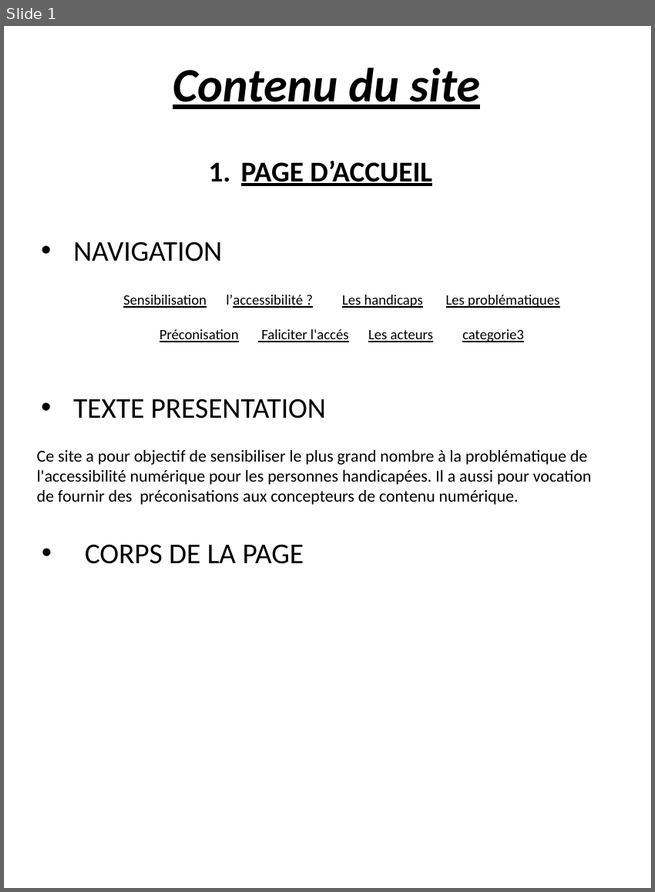
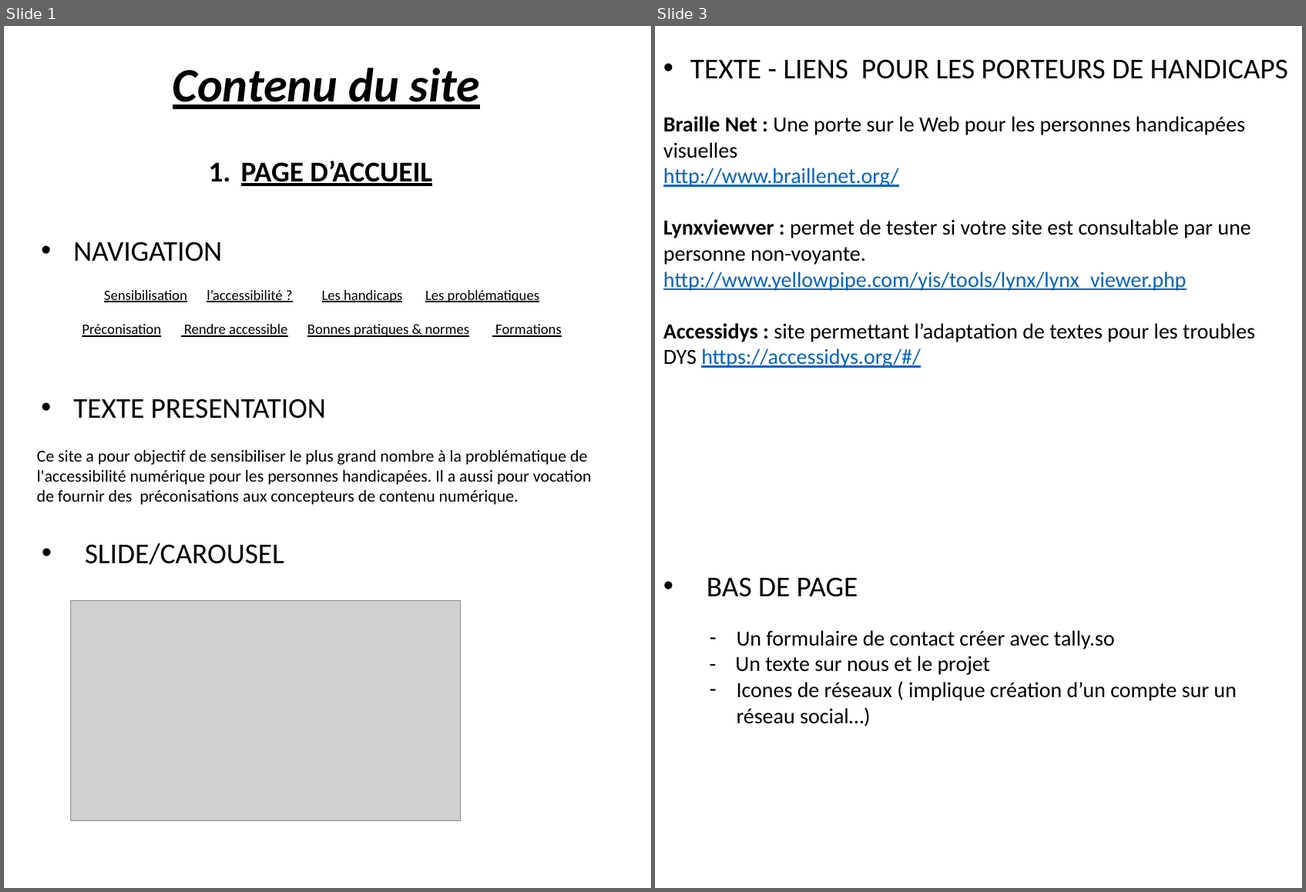
Before and after one commit to Bourg-en-Stress/accessibility, a slide deck: design/mockups/contenu.pptx. Shown side by side, each under a label of ours: slide 1 before the commit, slides 1 and 3 after it; the slides between them are not shown. The pictures are 655x892 and 1306x892 pixels, drawn with LibreOffice and Linux fonts; fonts in the diff are those of the drawing; grey boxes stand for pictures. Boxes give left, top, right and bottom in pixels: in the first picture for what was removed or moved away, otherwise in the second. Text is boxed around its words. In the diff, an @@ line names an element or a change of style, - is before the commit and + after.

```diff
--- a/design/mockups/contenu.pptx
+++ b/design/mockups/contenu.pptx
@@ slide 3 added at (655,26,1302,888), background #FFFFFF @@
@@ text added at (663,59,1288,368), 18 pt, text #000000 @@
+• TEXTE - LIENS POUR LES PORTEURS DE HANDICAPS
+Braille Net : Une porte sur le Web pour les personnes handicapées visuelles
+http://www.braillenet.org/
+Lynxviewver : permet de tester si votre site est consultable par une personne non-voyante.
+http://www.yellowpipe.com/yis/tools/lynx/lynx_viewer.php
+Accessidys : site permettant l’adaptation de textes pour les troubles DYS https://accessidys.org/#/
@@ text added at (707,577,858,597), 24 pt, text #000000 @@
+• BAS DE PAGE
@@ text added at (735,630,1236,727), 18 pt, text #000000 @@
+– Un formulaire de contact créer avec tally.so
+- Un texte sur nous et le projet
+– Icones de réseaux ( implique création d’un compte sur un réseau social…)
@@ slide 1 changed as well @@
@@ text "Sensibilisation l’accessibilité ? Les handicaps ...": place and size @@
-text "Sensibilisation l’accessibilité ? Les handicaps ..." at (123,295,524,342)
+text "Sensibilisation l’accessibilité ? Les handicaps ..." at (104,290,561,337)
@@ text at (104,290,539,302): underline on in "l’accessibilité" @@
@@ text at (307,324,561,337): text changed @@
-Préconisation Faliciter l'accés Les acteurs categorie3
+Préconisation Rendre accessible Bonnes pratiques & normes Formations
@@ text at (85,543,284,565): text changed @@
-• CORPS DE LA PAGE
+• SLIDE/CAROUSEL
@@ picture added at (71,601,461,821) @@
```
Also in this commit, not shown: 1 other slide changed, 5 other slides added, 1 slide removed, 3 other files.
